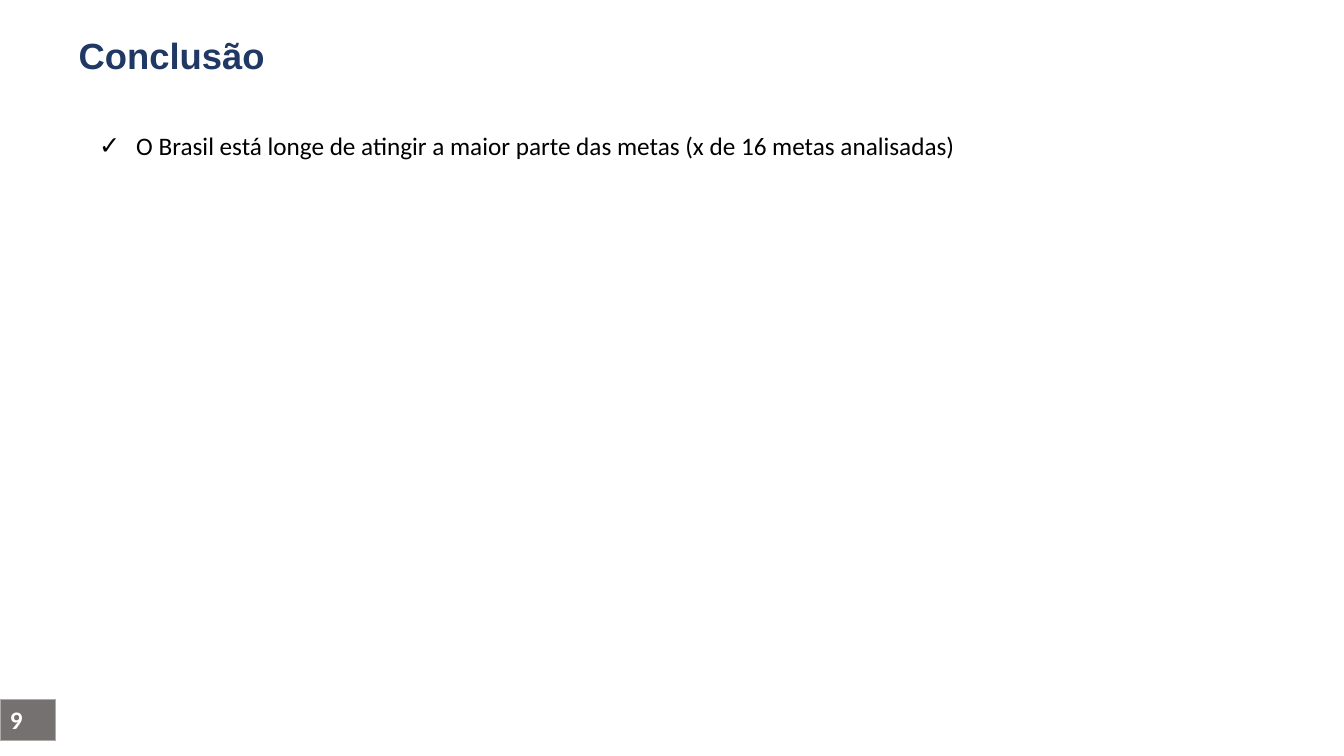
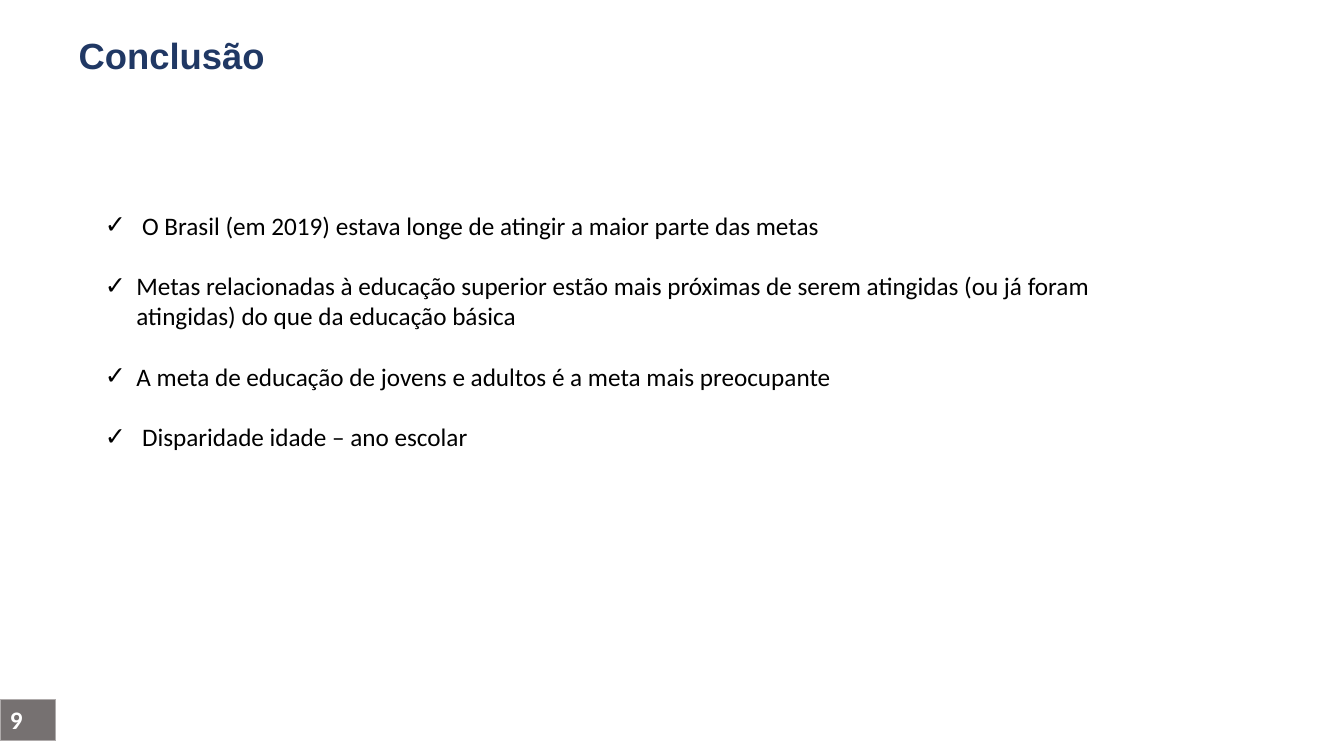
Before and after one commit to FZamberlam/BlueShiftAcademyPI, a slide deck: slide 9 of Documentacao/Apresentação_Final.pptx. Drawn at 1344x756 pixels with LibreOffice and Linux fonts; fonts in the diff are those of the drawing; background and template pictures are left out. Boxes give left, top, right and bottom in pixels: in the first picture for what was removed or moved away, otherwise in the second. Text is boxed around its words. In the diff, an @@ line names an element or a change of style, - is before the commit and + after.

```diff
--- a/Documentacao/Apresentação_Final.pptx
+++ b/Documentacao/Apresentação_Final.pptx
@@ text at (136,216,1089,450): text changed @@
-✓ O Brasil está longe de atingir a maior parte das metas (x de 16 metas analisadas)
+✓ O Brasil (em 2019) estava longe de atingir a maior parte das metas
+✓ Metas relacionadas à educação superior estão mais próximas de serem atingidas (ou já foram atingidas) do que da educação básica
+✓ A meta de educação de jovens e adultos é a meta mais preocupante
+✓ Disparidade idade – ano escolar
```
Also in this commit, not shown: 2 other slides changed.
